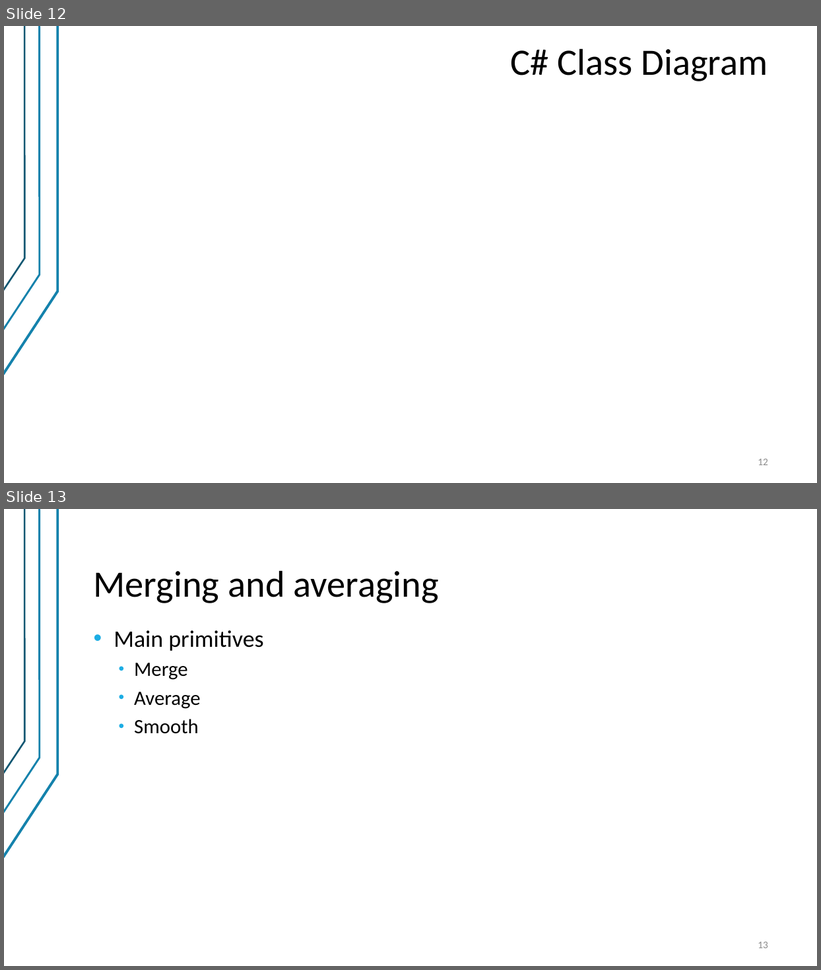
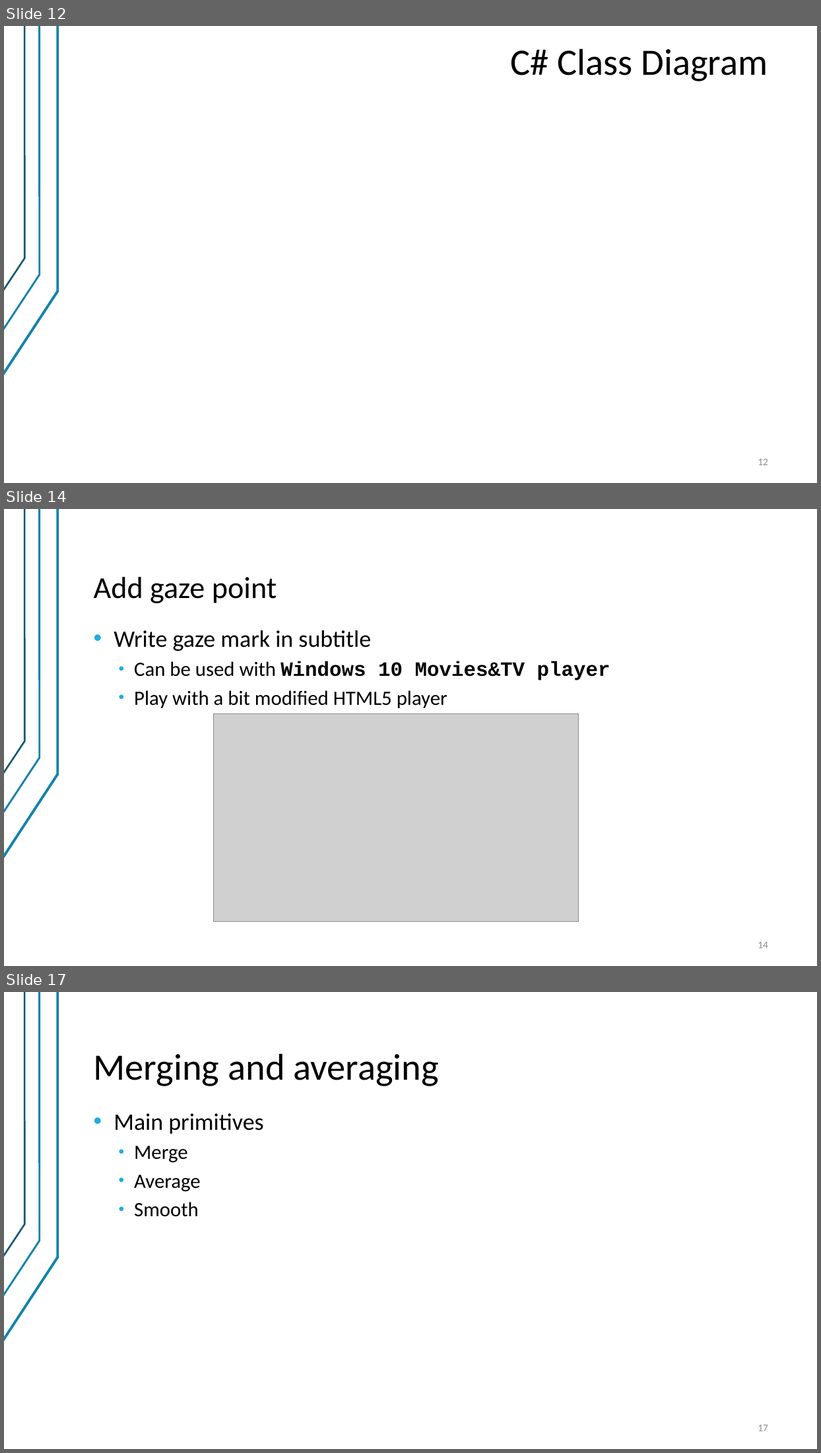
Before and after one commit to valber-8/emotracker, a slide deck: EmotionsTracker.pptx. Shown one above the other, each under a label of ours: slides 12 and 13 before the commit, slides 12, 14 and 17 after it; the slides between them are not shown. The pictures are 821x970 and 821x1453 pixels, drawn with LibreOffice and Linux fonts; fonts in the diff are those of the drawing; grey boxes stand for pictures; background and template pictures are left out. Boxes give left, top, right and bottom in pixels: in the first picture for what was removed or moved away, otherwise in the second. Text is boxed around its words. In the diff, an @@ line names an element or a change of style, - is before the commit and + after.

```diff
--- a/EmotionsTracker.pptx
+++ b/EmotionsTracker.pptx
@@ slide 14 added at [4,509,817,966], background #FFFFFF; not listed: 3 template elements that a slide beside it also shows @@
@@ title added at [94,577,277,603], 36 pt, text #000000 @@
+Add gaze point
@@ text added at [114,630,611,708], 24 pt, text #000000 @@
+• Write gaze mark in subtitle
+  • Can be used with Windows 10 Movies&TV player
+  • Play with a bit modified HTML5 player
@@ picture added at [214,714,579,922] @@
@@ page number added at [758,942,768,949], 12 pt, text #8C8C8C @@
+14
@@ what was slide 13 is now slide 17 @@
@@ page number at [758,1425,768,1432]: text changed @@
-13
+17
```
Also in this commit, not shown: 1 slide changed, 3 other slides added, 11 other files.
